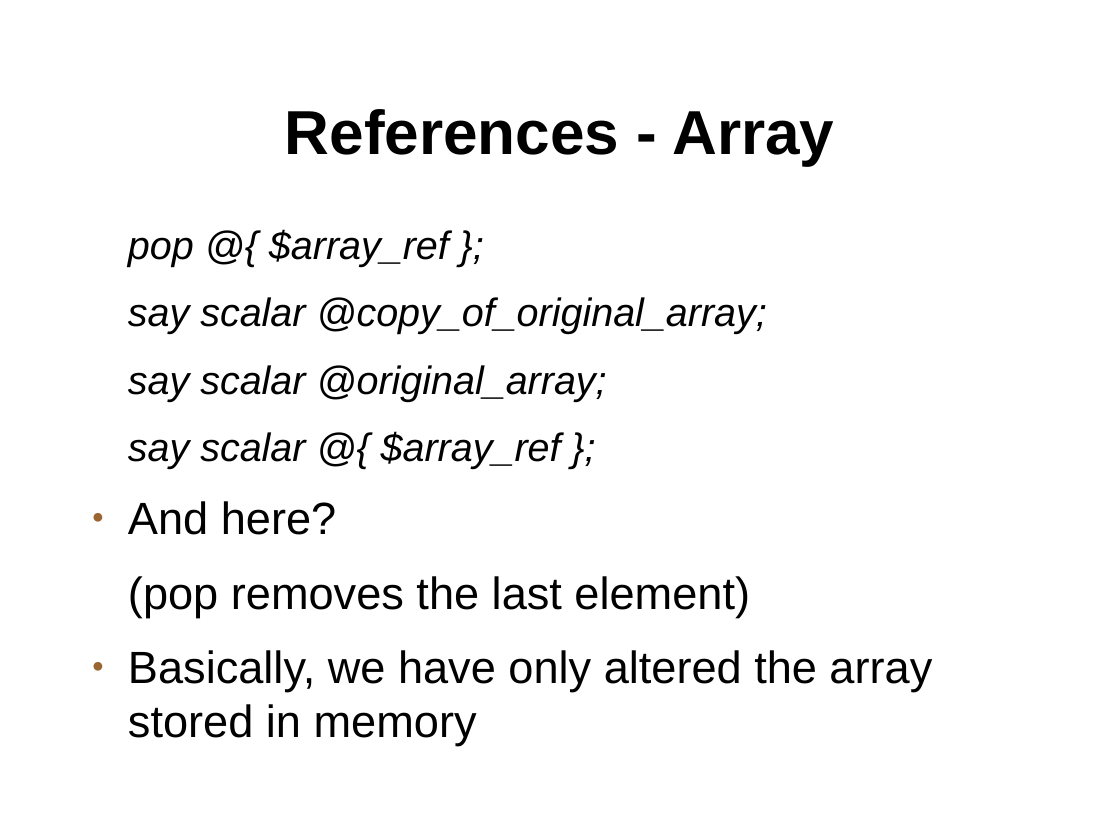
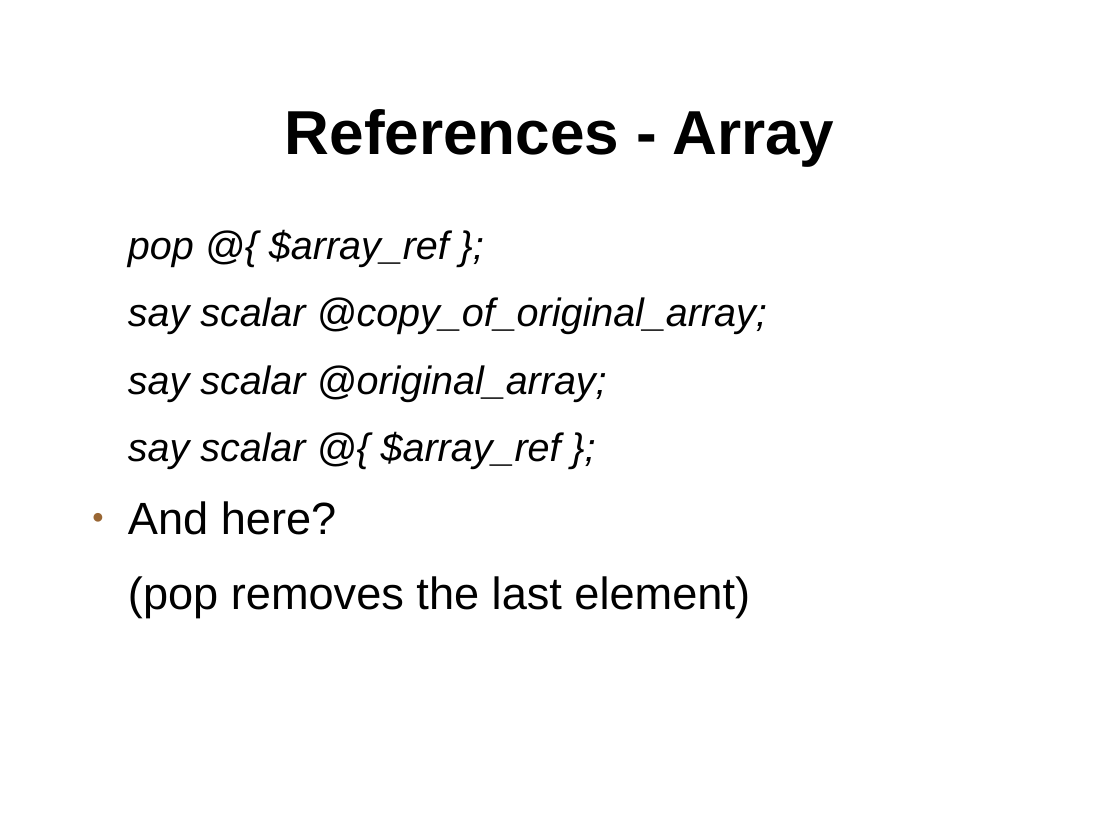
Before and after one commit to setitesuk/basic_perl_course, a slide deck: slide 17 of 11-references_and_extended_data_structures/references_and_extended_data_structures.odp. Drawn at 1120x840 pixels with LibreOffice and Linux fonts; fonts in the diff are those of the drawing; background and template pictures are left out. Boxes give left, top, right and bottom in pixels: in the first picture for what was removed or moved away, otherwise in the second. Text is boxed around its words. In the diff, an @@ line names an element or a change of style, - is before the commit and + after.

```diff
--- a/11-references_and_extended_data_structures/references_and_extended_data_structures.odp
+++ b/11-references_and_extended_data_structures/references_and_extended_data_structures.odp
@@ text at bbox=[128, 650, 932, 746]: paragraph removed @@
-● Basically, we have only altered the array stored in memory
```
Also in this commit, not shown: 1 other slide changed, 23 other files.
